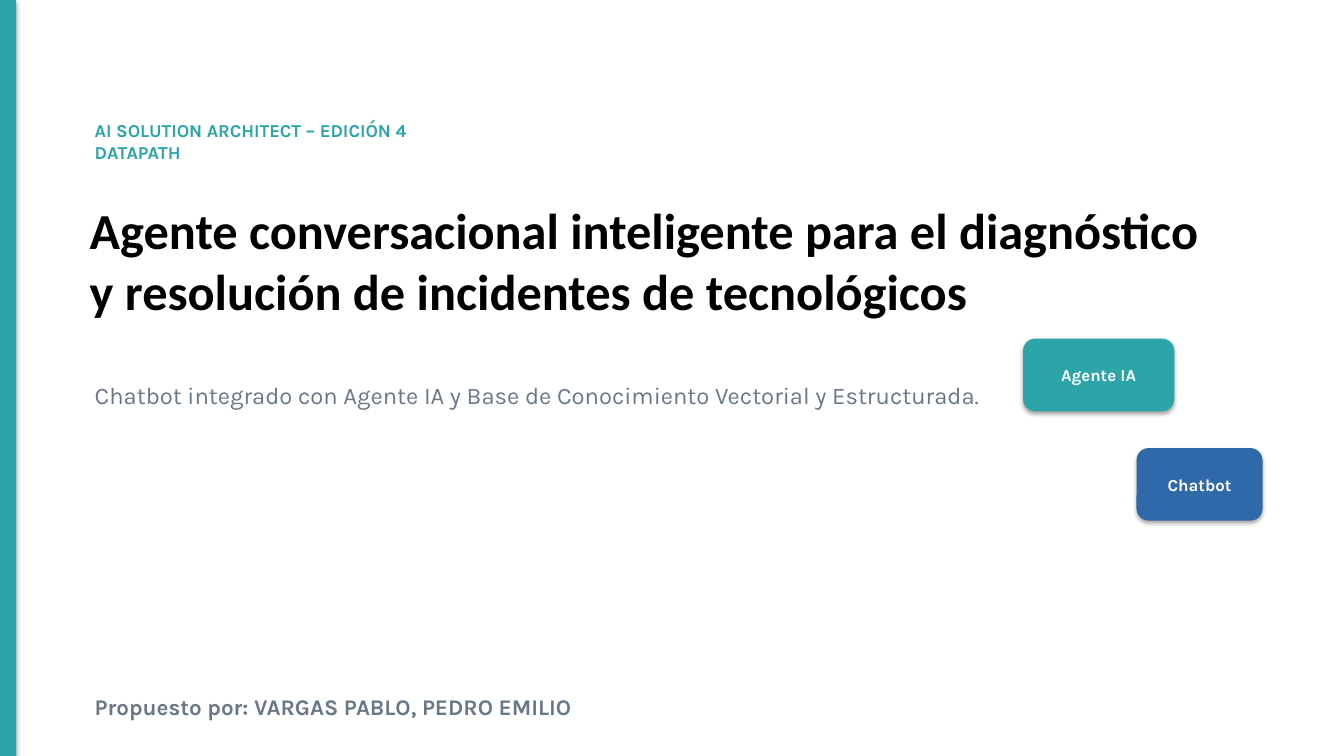
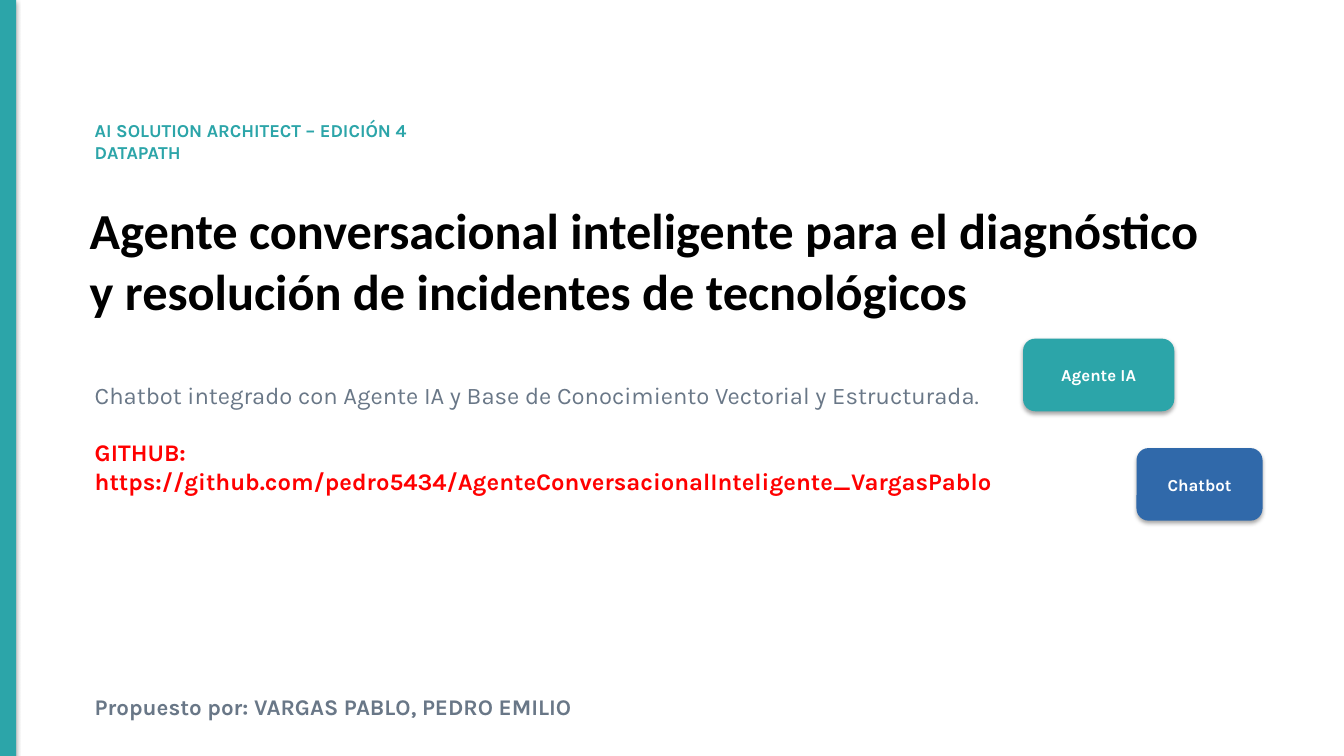
Before and after one commit to pedro5434/AgenteConversacionalInteligente_VargasPablo, a slide deck: slide 1 of Presentación Casuística - VARGAS PABLO Pedro Emilio.pptx. Drawn at 1344x756 pixels with LibreOffice and Linux fonts; fonts in the diff are those of the drawing. Boxes give left, top, right and bottom in pixels: in the first picture for what was removed or moved away, otherwise in the second. Text is boxed around its words. In the diff, an @@ line names an element or a change of style, - is before the commit and + after.

Commit message:
ruta github

```diff
--- a/Presentación Casuística - VARGAS PABLO Pedro Emilio.pptx
+++ b/Presentación Casuística - VARGAS PABLO Pedro Emilio.pptx
@@ text added at (95, 445, 992, 496), 17 pt, text #FF0000, bold @@
+GITHUB: https://github.com/pedro5434/AgenteConversacionalInteligente_VargasPablo
```
